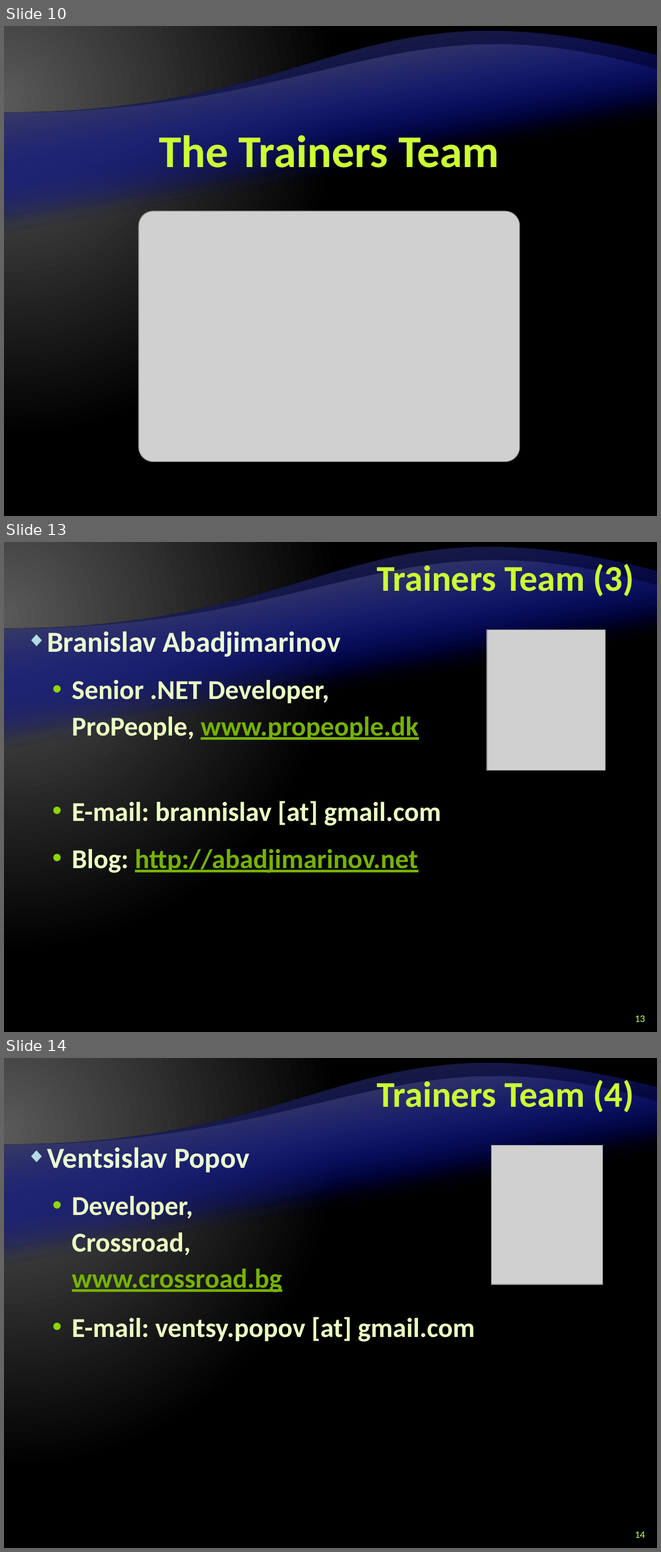
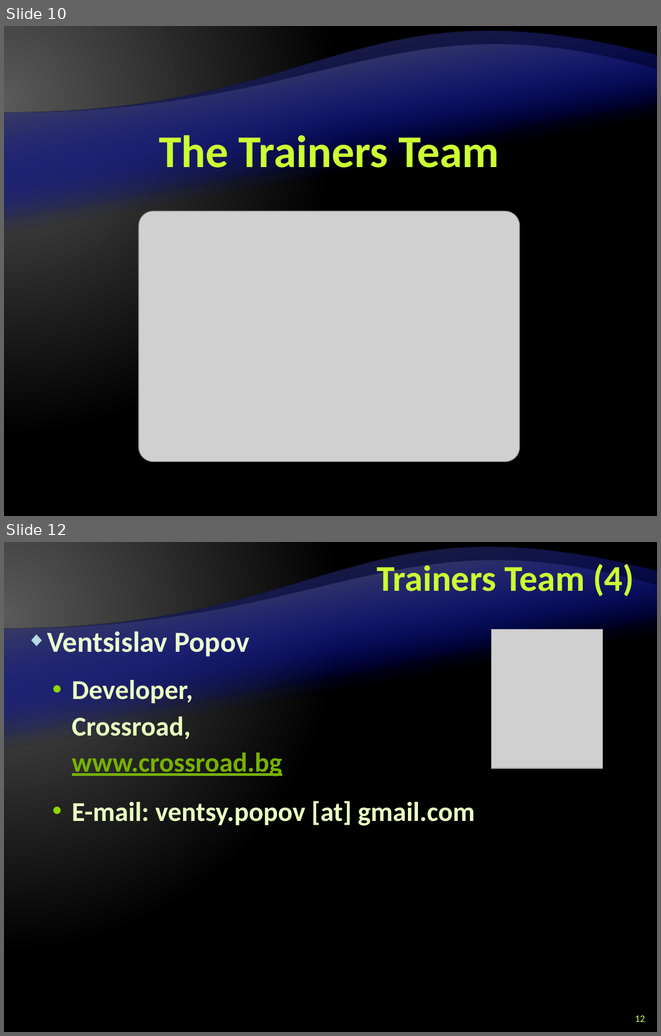
Before and after one commit to Graveheart/aspnetcourse, a slide deck: 2010/lectures/0. Course Introduction.pptx. Shown one above the other, each under a label of ours: slides 10, 13 and 14 before the commit, slides 10 and 12 after it; the slides between them are not shown. The pictures are 661x1552 and 661x1036 pixels, drawn with LibreOffice and Linux fonts; fonts in the diff are those of the drawing; grey boxes stand for pictures; background and template pictures are left out. Boxes give left, top, right and bottom in pixels: in the first picture for what was removed or moved away, otherwise in the second. Text is boxed around its words. In the diff, an @@ line names an element or a change of style, - is before the commit and + after.

```diff
--- a/2010/lectures/0. Course Introduction.pptx
+++ b/2010/lectures/0. Course Introduction.pptx
@@ slide 13 removed at bbox=[4, 542, 657, 1032], background gradient #595959 to #000000; not listed: 4 template elements that a slide beside it also shows @@
@@ title removed at bbox=[377, 561, 634, 596] @@
-Trainers Team (3)
@@ text removed at bbox=[47, 631, 418, 740] @@
-◆ Branislav Abadjimarinov
-  • Senior .NET Developer, ProPeople, www.propeople.dk
@@ picture removed at bbox=[486, 629, 604, 770] @@
@@ text removed at bbox=[72, 801, 441, 873] @@
-  • E-mail: brannislav [at] gmail.com
-  • Blog: http://abadjimarinov.net
@@ page number removed at bbox=[635, 1015, 645, 1022] @@
-13
@@ what was slide 14 is now slide 12 @@
@@ page number at bbox=[635, 1015, 645, 1022]: text changed @@
-14
+12
```
Also in this commit, not shown: 3 slides changed, 4 other slides removed.
